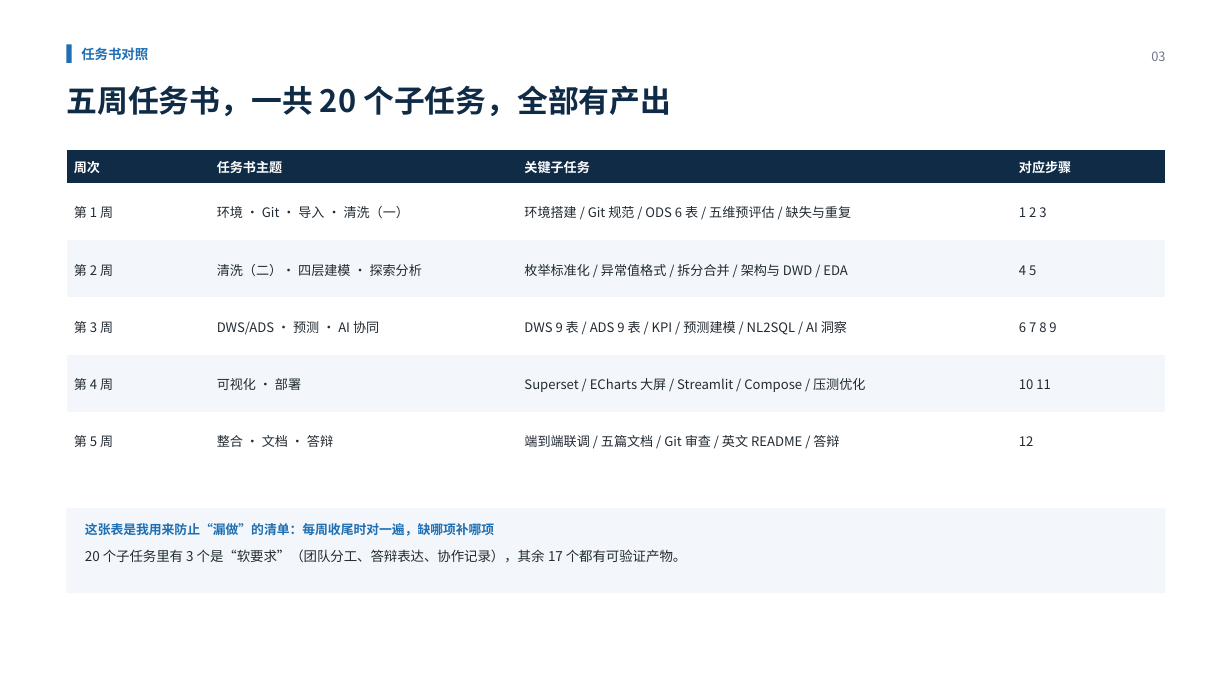
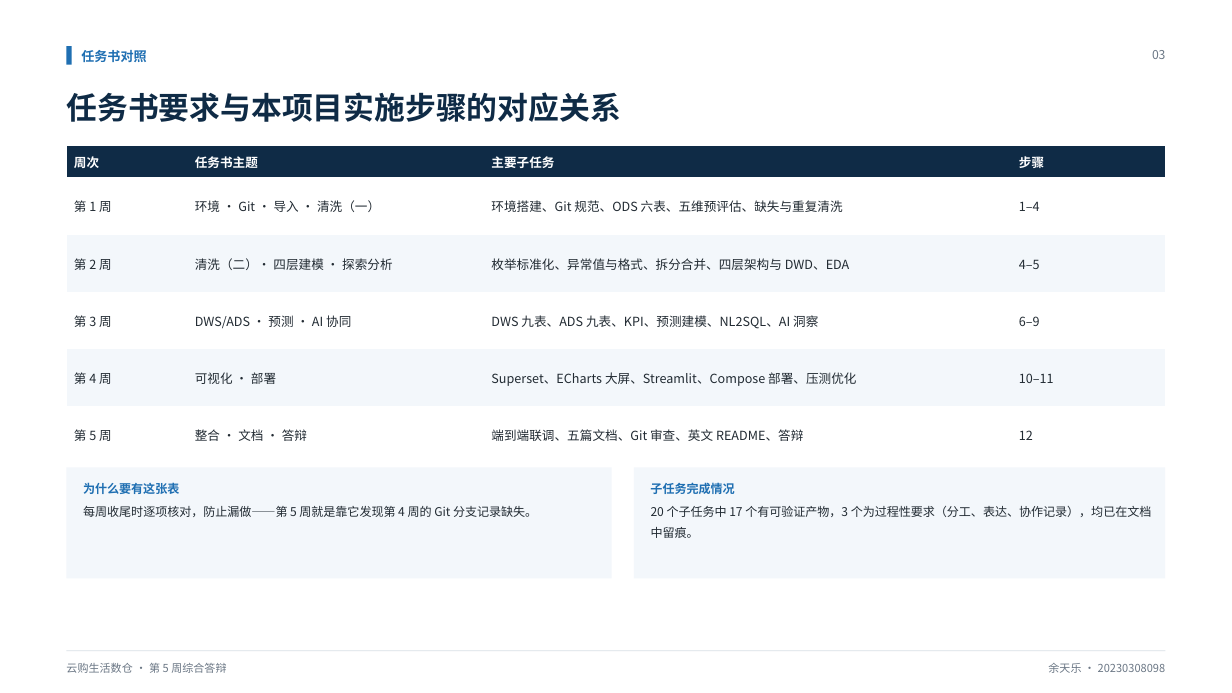
Before and after one commit to yuyu52525/xmsx, a slide deck: slide 3 of 第5周/docs/答辩PPT_第5周_过程版.pptx. Drawn at 1232x693 pixels with LibreOffice and Linux fonts; fonts in the diff are those of the drawing. Boxes give left, top, right and bottom in pixels: in the first picture for what was removed or moved away, otherwise in the second. Text is boxed around its words. In the diff, an @@ line names an element or a change of style, - is before the commit and + after.

```diff
--- a/第5周/docs/答辩PPT_第5周_过程版.pptx
+++ b/第5周/docs/答辩PPT_第5周_过程版.pptx
@@ text "任务书对照" at [81, 50, 146, 62]: size 10.5 to 10.2 pt @@
@@ text "03" at [1152, 50, 1165, 59]: size 10 to 9.5 pt @@
@@ text at [66, 92, 620, 122]: text changed @@
-五周任务书，一共 20 个子任务，全部有产出
+任务书要求与本项目实施步骤的对应关系
@@ table at [67, 146, 1166, 464] @@
-row 1, column 3: 关键子任务
+row 1, column 3: 主要子任务
-row 1, column 4: 对应步骤
+row 1, column 4: 步骤
-row 2, column 3: 环境搭建 / Git 规范 / ODS 6 表 / 五维预评估 / 缺失与重复
+row 2, column 3: 环境搭建、Git 规范、ODS 六表、五维预评估、缺失与重复清洗
-row 2, column 4: 1 2 3
+row 2, column 4: 1–4
-row 3, column 3: 枚举标准化 / 异常值格式 / 拆分合并 / 架构与 DWD / EDA
+row 3, column 3: 枚举标准化、异常值与格式、拆分合并、四层架构与 DWD、EDA
-row 3, column 4: 4 5
+row 3, column 4: 4–5
-row 4, column 3: DWS 9 表 / ADS 9 表 / KPI / 预测建模 / NL2SQL / AI 洞察
+row 4, column 3: DWS 九表、ADS 九表、KPI、预测建模、NL2SQL、AI 洞察
-row 4, column 4: 6 7 8 9
+row 4, column 4: 6–9
-row 5, column 3: Superset / ECharts 大屏 / Streamlit / Compose / 压测优化
+row 5, column 3: Superset、ECharts 大屏、Streamlit、Compose 部署、压测优化
-row 5, column 4: 10 11
+row 5, column 4: 10–11
-row 6, column 3: 端到端联调 / 五篇文档 / Git 审查 / 英文 README / 答辩
+row 6, column 3: 端到端联调、五篇文档、Git 审查、英文 README、答辩
@@ size 10.2 to 9.8 pt in "周次", "任务书主题", "第 1 周", "环境 · Git · 导入 · 清洗（一）" and 9 more places @@
@@ table: place and size @@
-table at [67, 150, 1166, 470]
+table at [67, 146, 1166, 464]
@@ rectangle: place and size @@
-rectangle at [67, 508, 1165, 593]
+rectangle at [67, 468, 612, 579]
@@ rectangle added at [634, 468, 1165, 579], fill #F3F7FB @@
@@ text at [83, 506, 537, 517]: text changed; size 10.5 to 9.4 pt @@
-20 个子任务里有 3 个是“软要求”（团队分工、答辩表达、协作记录），其余 17 个都有可验证产物。
+每周收尾时逐项核对，防止漏做——第 5 周就是靠它发现第 4 周的 Git 分支记录缺失。
@@ text at [83, 482, 179, 494]: text changed; size 10 to 9.4 pt @@
-这张表是我用来防止“漏做”的清单：每周收尾时对一遍，缺哪项补哪项
+为什么要有这张表
@@ text added at [650, 483, 734, 494], 9.4 pt, text #1F6FB2, bold @@
+子任务完成情况
@@ text added at [651, 506, 1152, 538], 9.4 pt, text #222B33 @@
+20 个子任务中 17 个有可验证产物，3 个为过程性要求（分工、表达、协作记录），均已在文档中留痕。
@@ rectangle added at [67, 651, 1165, 652], fill #D8DFE6 @@
@@ text added at [66, 663, 226, 673], 8.6 pt, text #6B7785 @@
+云购生活数仓 · 第 5 周综合答辩
@@ text added at [1048, 663, 1165, 673], 8.6 pt, text #6B7785 @@
+余天乐 · 20230308098
```
Also in this commit, not shown: 7 other slides changed, 9 slides added, 8 slides removed, 1 other file.
